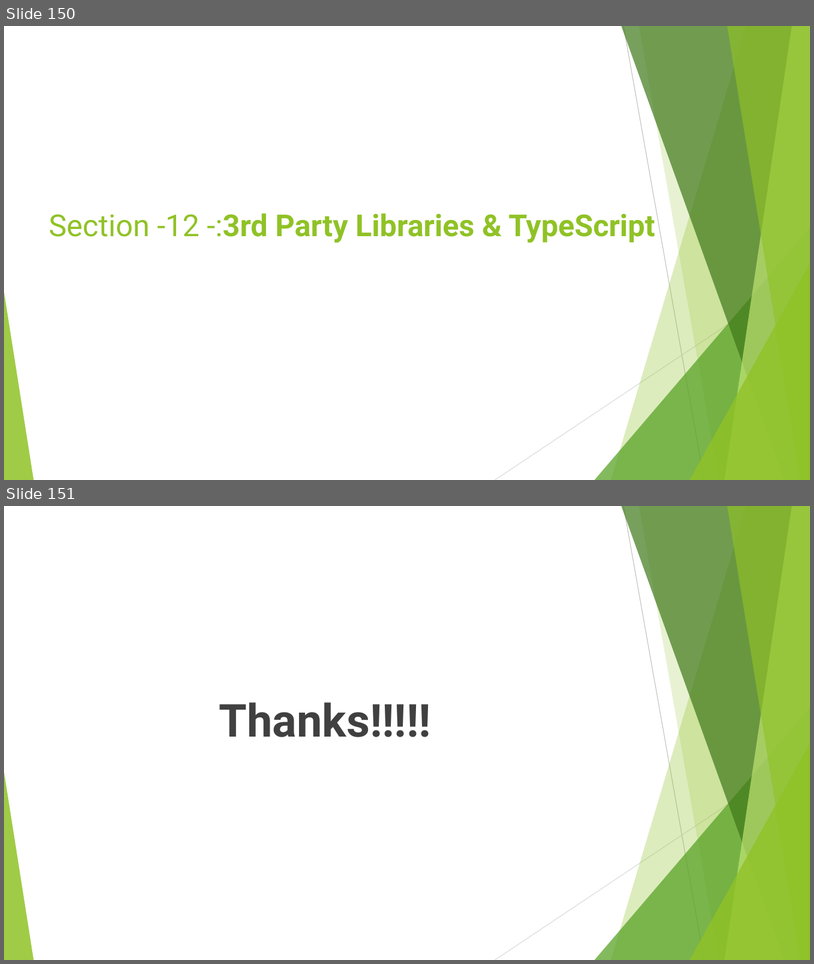
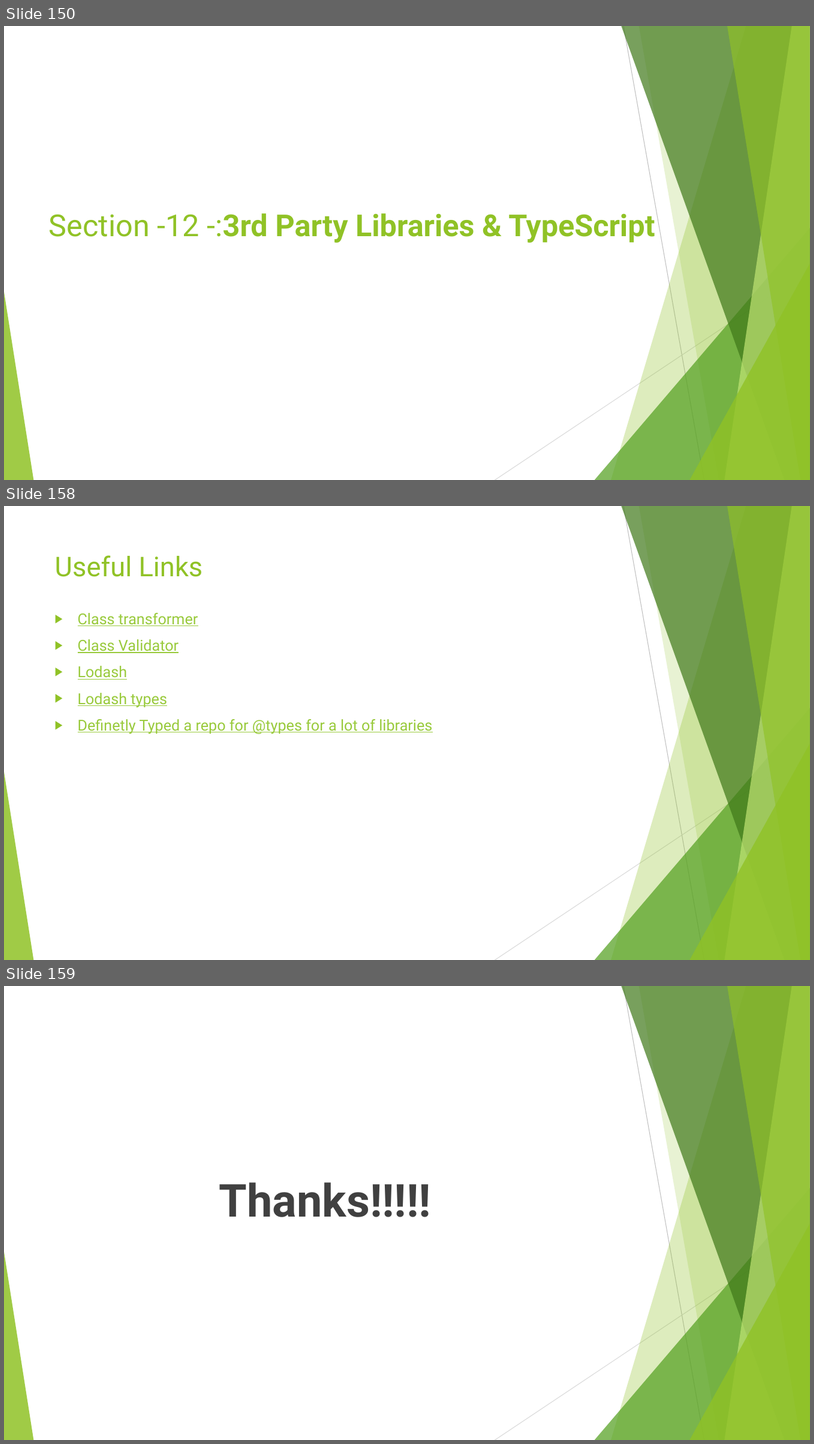
Before and after one commit to rudhrainfogain/TypeScript, a slide deck: PPT/TypeScriptv12.pptx. Shown one above the other, each under a label of ours: slides 150 and 151 before the commit, slides 150, 158 and 159 after it; the slides between them are not shown. The pictures are 814x964 and 814x1444 pixels, drawn with LibreOffice and Linux fonts; fonts in the diff are those of the drawing. Boxes give left, top, right and bottom in pixels: in the first picture for what was removed or moved away, otherwise in the second. Text is boxed around its words. In the diff, an @@ line names an element or a change of style, - is before the commit and + after.

Commit message:
Third party libraries complete

```diff
--- a/PPT/TypeScriptv12.pptx
+++ b/PPT/TypeScriptv12.pptx
@@ slide 158 added at [4,506,810,960], background #FFFFFF; not listed: 10 template elements that a slide beside it also shows @@
@@ title added at [55,555,203,577], 32.4 pt, text #90C226 @@
+Useful Links
@@ text added at [78,613,432,734], 18 pt, text #99CA3C, underline @@
+▶ Class transformer
+▶ Class Validator
+▶ Lodash
+▶ Lodash types
+▶ Definetly Typed a repo for @types for a lot of libraries
@@ what was slide 151 is now slide 159 @@
```
Also in this commit, not shown: 7 other slides added, 15 other files.
